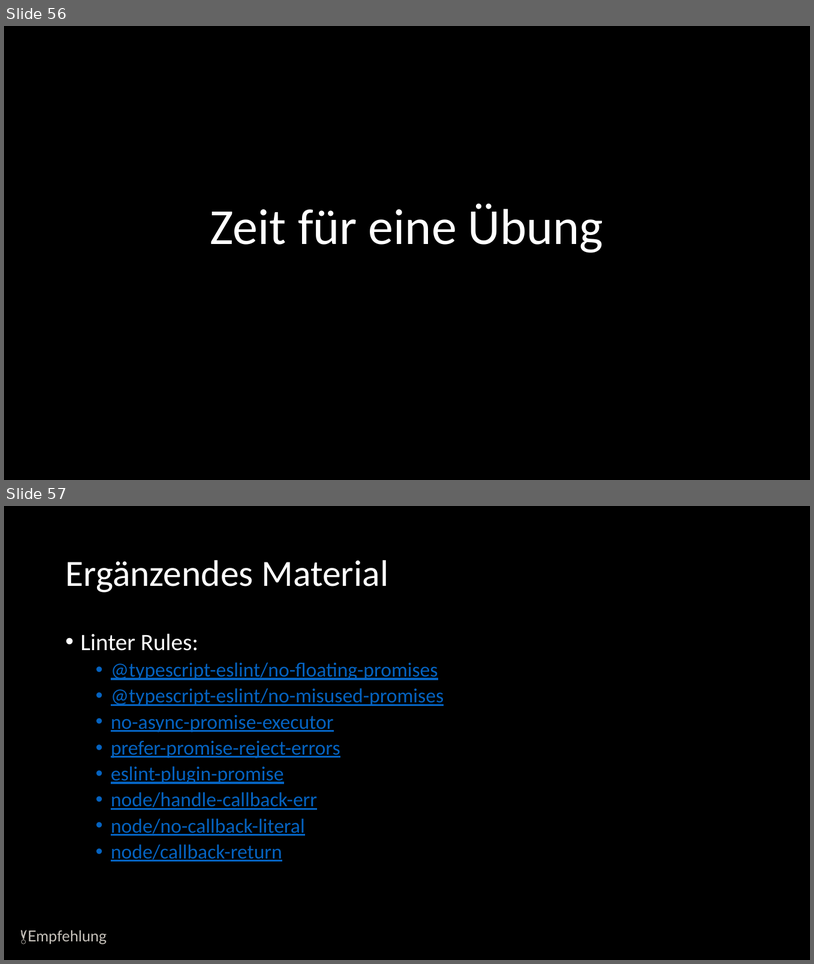
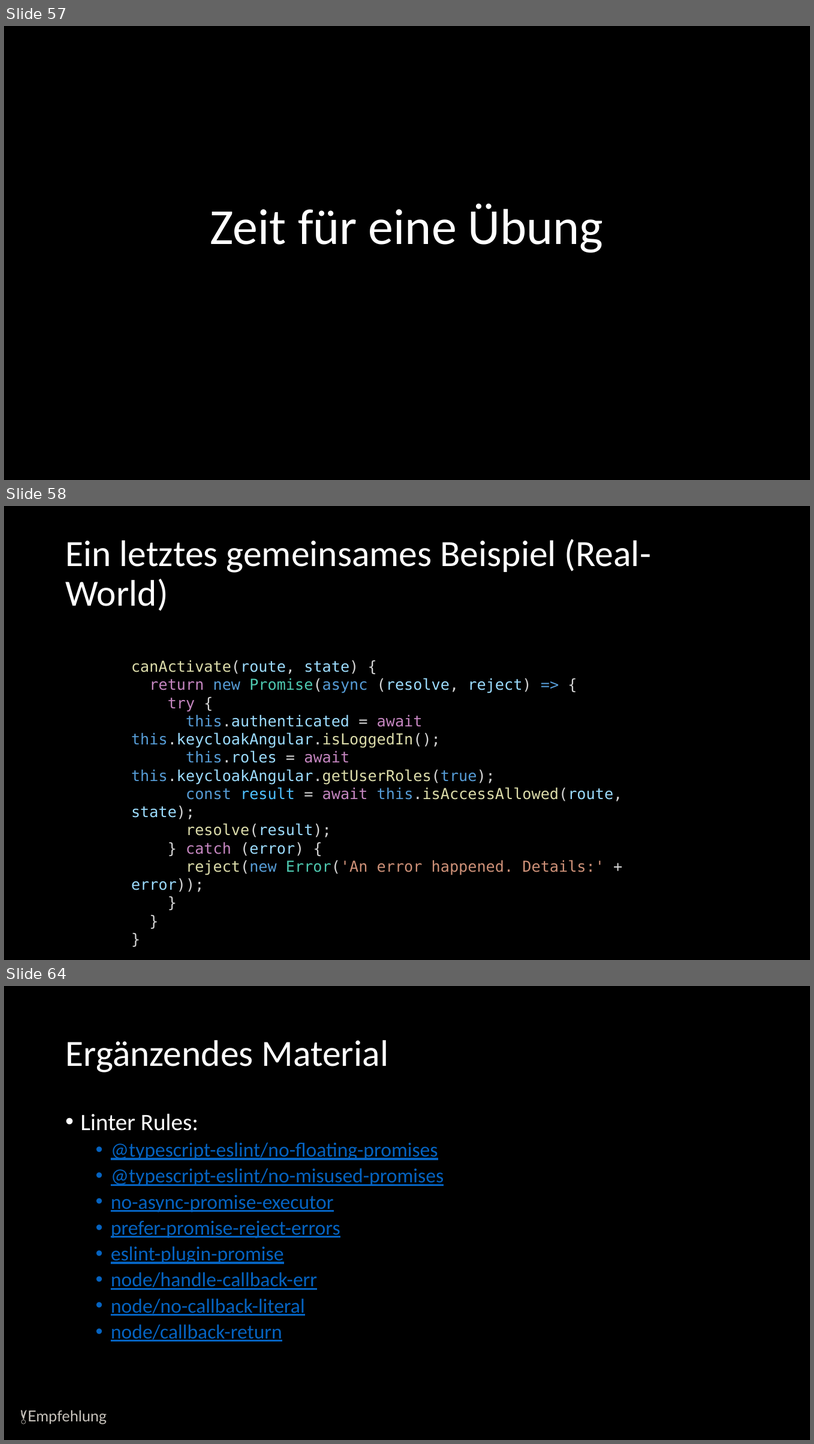
Before and after one commit to twobiers/webtech-workshop-js-async, a slide deck: slides/Presentation.pptx. Shown one above the other, each under a label of ours: slides 56 and 57 before the commit, slides 57, 58 and 64 after it; the slides between them are not shown. The pictures are 814x964 and 814x1444 pixels, drawn with LibreOffice and Linux fonts; fonts in the diff are those of the drawing. Boxes give left, top, right and bottom in pixels: in the first picture for what was removed or moved away, otherwise in the second. Text is boxed around its words. In the diff, an @@ line names an element or a change of style, - is before the commit and + after.

```diff
--- a/slides/Presentation.pptx
+++ b/slides/Presentation.pptx
@@ slide 58 added at (4,506,810,960), background #000000 @@
@@ title added at (65,539,651,611), 44 pt, text #FFFFFF @@
+Ein letztes gemeinsames Beispiel (Real-World)
@@ text added at (131,660,623,875), 18 pt, text #9CDCFE @@
+canActivate(route, state) {
+return new Promise(async (resolve, reject) => {
+try {
+this.authenticated = await this.keycloakAngular.isLoggedIn();
+this.roles = await this.keycloakAngular.getUserRoles(true);
+const result = await this.isAccessAllowed(route, state);
+resolve(result);
+} catch (error) {
+reject(new Error('An error happened. Details:' + error));
+}
+}
+}
@@ what was slide 56 is now slide 57 @@
@@ what was slide 57 is now slide 64 @@
```
Also in this commit, not shown: 1 slide changed, 6 other slides added, 2 other files.
